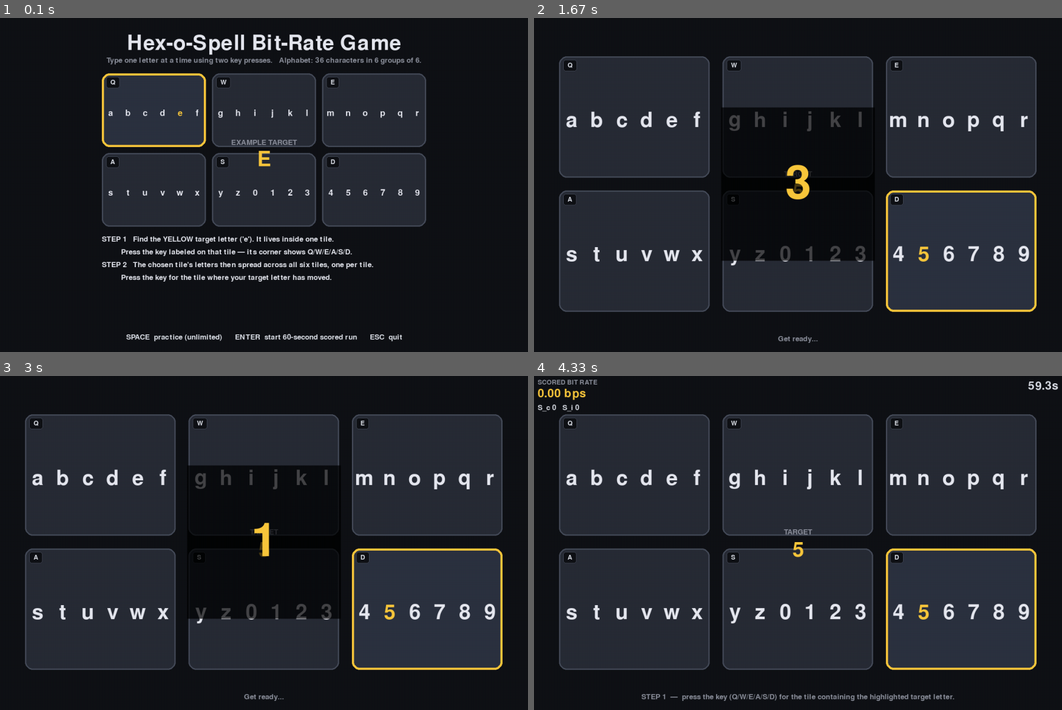
Above: before the commit, frames 1-4 (two rows, left to right).
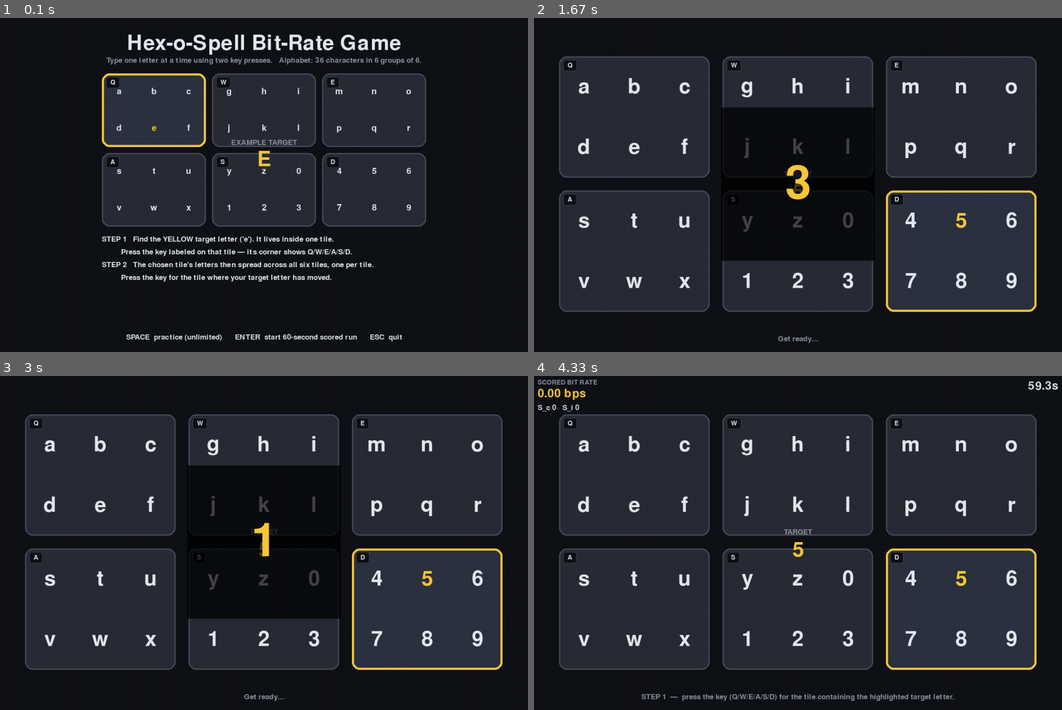
Above: after the commit, the same moments.

Repository: Aaronearlerichardson/bitrate_game
Game: pygame game, started from src/bitrate_game/__main__.py
The game is run twice, just before and just after one commit, with the same random seed, the same clock (stepped at 60 frames per second) and the same inputs.
Inputs (mouse positions are in pixels of both pictures, inside the frame that each line leads up to):
- Up to frame 1 (0.1 s): no input
- Up to frame 2 (1.67 s): tap Space at 0.33 s; tap Enter at 0.67 s
- Up to frame 3 (3 s): click (269, 579) at 2.55 s
- Up to frame 4 (4.33 s): no input

The runs differ from the first frame. In frame 1, 0.8% of the frame differs, in the area x 20-80%, y 20-58%; in frame 2, 3.7%; in frame 3, 3.7%; in frame 4, 3.8%, in the area x 6-94%, y 17-81%.

Commit message:
arrange letters in a more compact 2x3 mini-grid layout

Diff:
--- a/src/bitrate_game/renderer.py
+++ b/src/bitrate_game/renderer.py
@@ -366,13 +366,23 @@
 
     def _draw_group_chars(self, rect, chars, target_char, *,
                            highlight_target: bool, font) -> None:
-        """Render the group's chars in a horizontal row centered in the tile."""
-        s = self._screen
-        n = len(chars)
-        cell_w = rect.width / n
+        """Render the group's chars in a 2-row x 3-col mini-grid.
+
+        The mini-grid mirrors the full board's 3-col x 2-row slot arrangement,
+        so chars[0..5] sit at the same relative positions they will occupy
+        when the group expands into stage 2. This trains the player's spatial
+        expectation: a target seen in the bottom-right of its group will
+        appear in the bottom-right slot of the board after the first press.
+        """
+        s = self._screen
+        cols, rows = 3, 2
+        cell_w = rect.width / cols
+        cell_h = rect.height / rows
         for i, ch in enumerate(chars):
-            cx = rect.x + cell_w * (i + 0.5)
-            cy = rect.y + rect.height // 2 + 8  # nudge below the key label
+            col = i % cols
+            row = i // cols
+            cx = rect.x + cell_w * (col + 0.5)
+            cy = rect.y + cell_h * (row + 0.5)
             color = config.TEXT_COLOR
             if highlight_target and ch == target_char:
                 color = config.TARGET_HIGHLIGHT_COLOR
